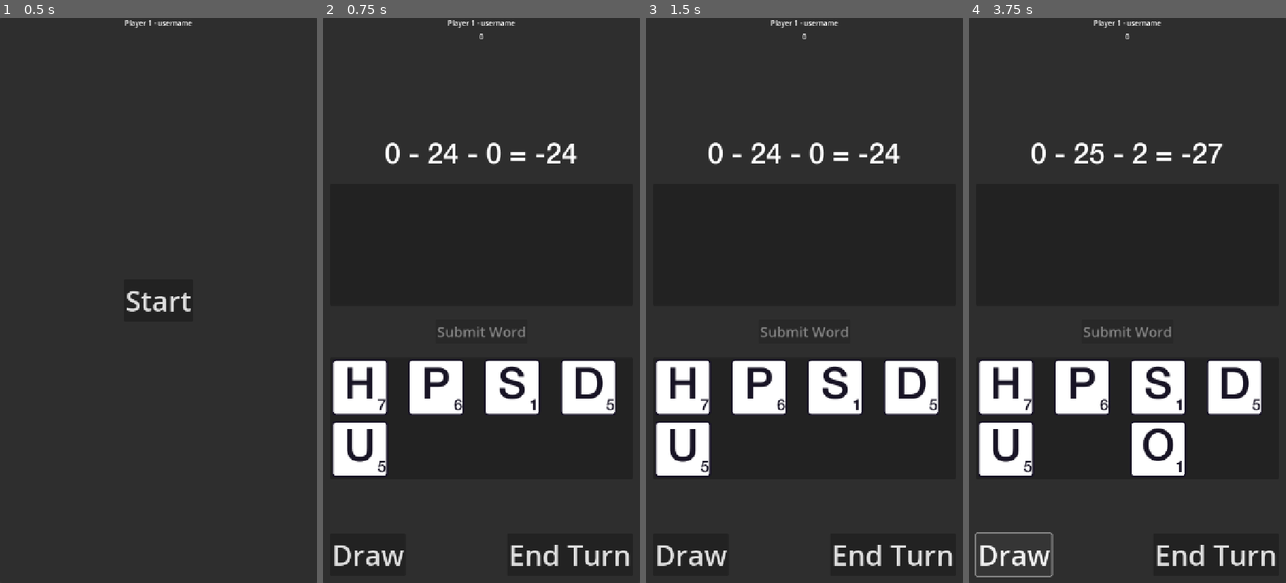
Above: before the commit, frames 1-4 (left to right).
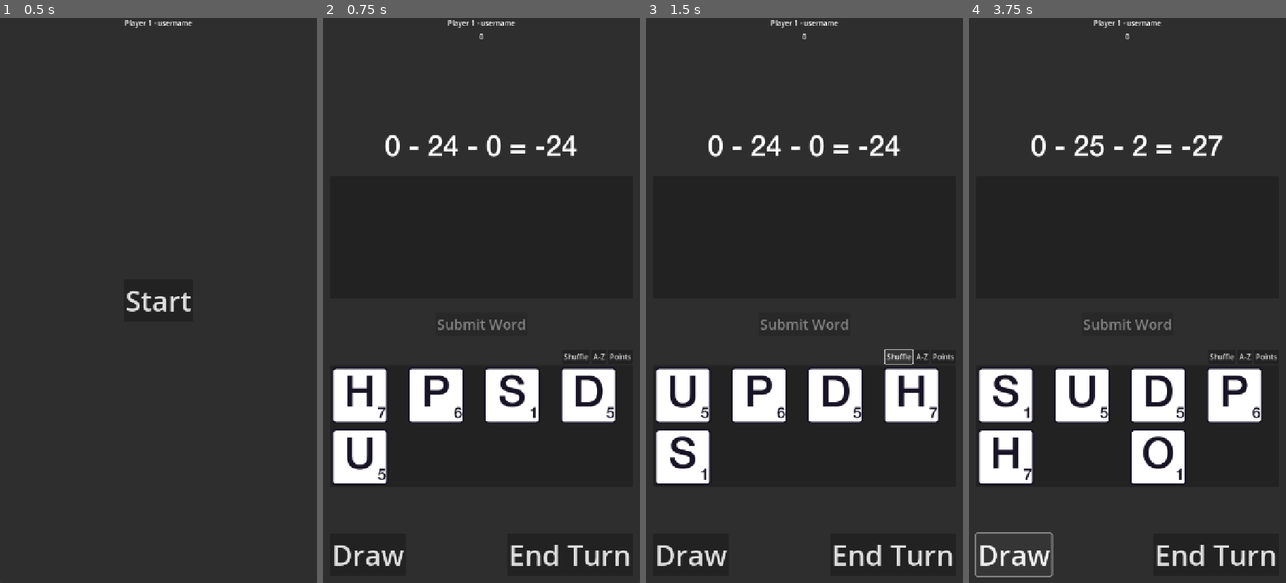
Above: after the commit, the same moments.

Repository: mackenziedg/quibbler
Game: Godot game, scene res://Game/GameMultiplayerManager/GameMultiplayerManager.tscn
Same seed, same stepped clock (60 frames per second), same inputs: the game is played once before the commit and once after it. This scene is started directly instead of the project's main scene.
Inputs (mouse positions are in pixels of both pictures, inside the frame that each line leads up to):
- Up to frame 1 (0.5 s): no input
- Up to frame 2 (0.75 s): click "Start" at 0.5 s
- Up to frame 3 (1.5 s): click (899, 357) at 1.25 s, where only the run after the commit has a clickable "Shuffle"
- Up to frame 4 (3.75 s): click (1244, 357) at 2 s, where only the run after the commit has a clickable "A-Z"; click (1266, 357) at 2.75 s, where only the run after the commit has a clickable "Points"; click "Draw" at 3.5 s

Frame 1 is identical in both runs. In frame 2, 6.1% of the frame differs, in the area x 2-98%, y 20-83%; in frame 3, 6.2%; in frame 4, 7.2%.

Commit message:
Add hand sorting.

Diff:
--- a/Game/Game/Game.tscn
+++ b/Game/Game/Game.tscn
@@ -69,10 +69,36 @@
 disabled = true
 text = "Submit Word"
 
-[node name="HandContainerPanel" type="PanelContainer" parent="CardsSuperContainer"]
+[node name="BottomContainer" type="VBoxContainer" parent="CardsSuperContainer"]
 layout_mode = 2
 
-[node name="HandContainer" type="HFlowContainer" parent="CardsSuperContainer/HandContainerPanel"]
+[node name="SortButtons" type="HBoxContainer" parent="CardsSuperContainer/BottomContainer"]
+layout_mode = 2
+size_flags_horizontal = 8
+size_flags_vertical = 0
+
+[node name="ShuffleSortButton" type="Button" parent="CardsSuperContainer/BottomContainer/SortButtons"]
+layout_mode = 2
+size_flags_horizontal = 8
+size_flags_vertical = 0
+text = "Shuffle"
+
+[node name="AZSortButton" type="Button" parent="CardsSuperContainer/BottomContainer/SortButtons"]
+layout_mode = 2
+size_flags_horizontal = 8
+size_flags_vertical = 0
+text = "A-Z"
+
+[node name="PointsSortButton" type="Button" parent="CardsSuperContainer/BottomContainer/SortButtons"]
+layout_mode = 2
+size_flags_horizontal = 8
+size_flags_vertical = 0
+text = "Points"
+
+[node name="HandContainerPanel" type="PanelContainer" parent="CardsSuperContainer/BottomContainer"]
+layout_mode = 2
+
+[node name="HandContainer" type="HFlowContainer" parent="CardsSuperContainer/BottomContainer/HandContainerPanel"]
 unique_name_in_owner = true
 custom_minimum_size = Vector2(0, 276)
 layout_mode = 2
@@ -112,5 +138,8 @@
 text = "End Turn"
 
 [connection signal="pressed" from="CardsSuperContainer/SubmitWordButton" to="." method="_on_submit_word_button_pressed"]
+[connection signal="pressed" from="CardsSuperContainer/BottomContainer/SortButtons/ShuffleSortButton" to="." method="_on_shuffle_sort_button_pressed"]
+[connection signal="pressed" from="CardsSuperContainer/BottomContainer/SortButtons/AZSortButton" to="." method="_on_az_sort_button_pressed"]
+[connection signal="pressed" from="CardsSuperContainer/BottomContainer/SortButtons/PointsSortButton" to="." method="_on_points_sort_button_pressed"]
 [connection signal="pressed" from="DrawButton" to="." method="_on_draw_button_pressed"]
 [connection signal="pressed" from="EndTurnButton" to="." method="_on_end_turn_button_pressed"]
--- a/Game/Game/game.gd
+++ b/Game/Game/game.gd
@@ -107,6 +107,23 @@
     return null
 
 
+func _sort_letters(by: String) -> void:
+    if _hand_container.get_child_count() < 2:
+        return
+    var sort_fn := func (card): return card.letter
+    if by == "shuffle":
+        sort_fn = func (_card): return randi_range(0, _hand_container.get_child_count())
+    elif by == "points":
+        sort_fn = func (card): return CardData.points(card.letter)
+    # Insertion sort! DSA finally used in the wild
+    var sorted_ix := 1
+    for i in range(1, _hand_container.get_child_count()):
+        for j in range(0, sorted_ix):
+            if sort_fn.call(_hand_container.get_child(i)) <= sort_fn.call(_hand_container.get_child(j)):
+                _hand_container.move_child(_hand_container.get_child(i), j)
+        sorted_ix += 1
+
+
 func _on_draw_button_pressed() -> void:
     draw_card.emit()
     _drawn += 2
@@ -127,3 +144,15 @@
     for c in _word_container.get_children():
         c.queue_free()
     _update_round_score_label()
+
+
+func _on_shuffle_sort_button_pressed() -> void:
+    _sort_letters("shuffle")
+
+
+func _on_az_sort_button_pressed() -> void:
+    _sort_letters("default")
+
+
+func _on_points_sort_button_pressed() -> void:
+    _sort_letters("points")
